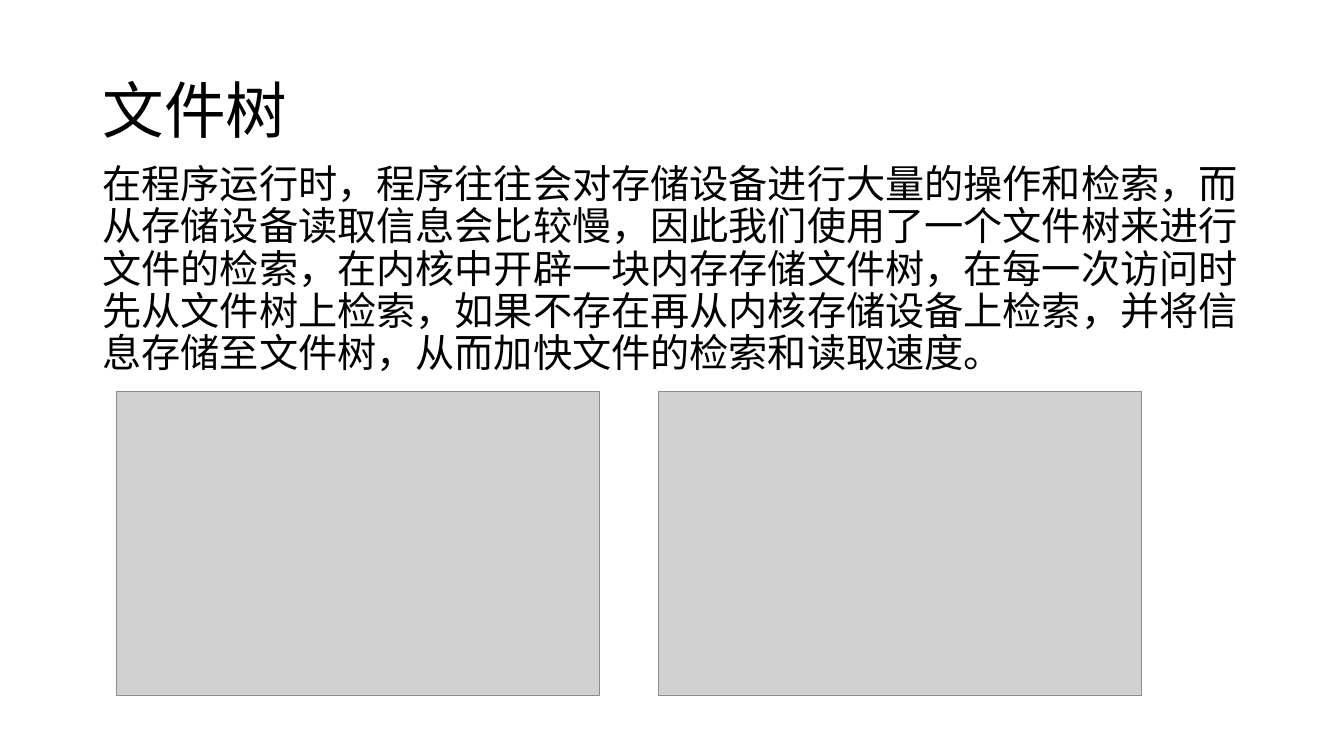
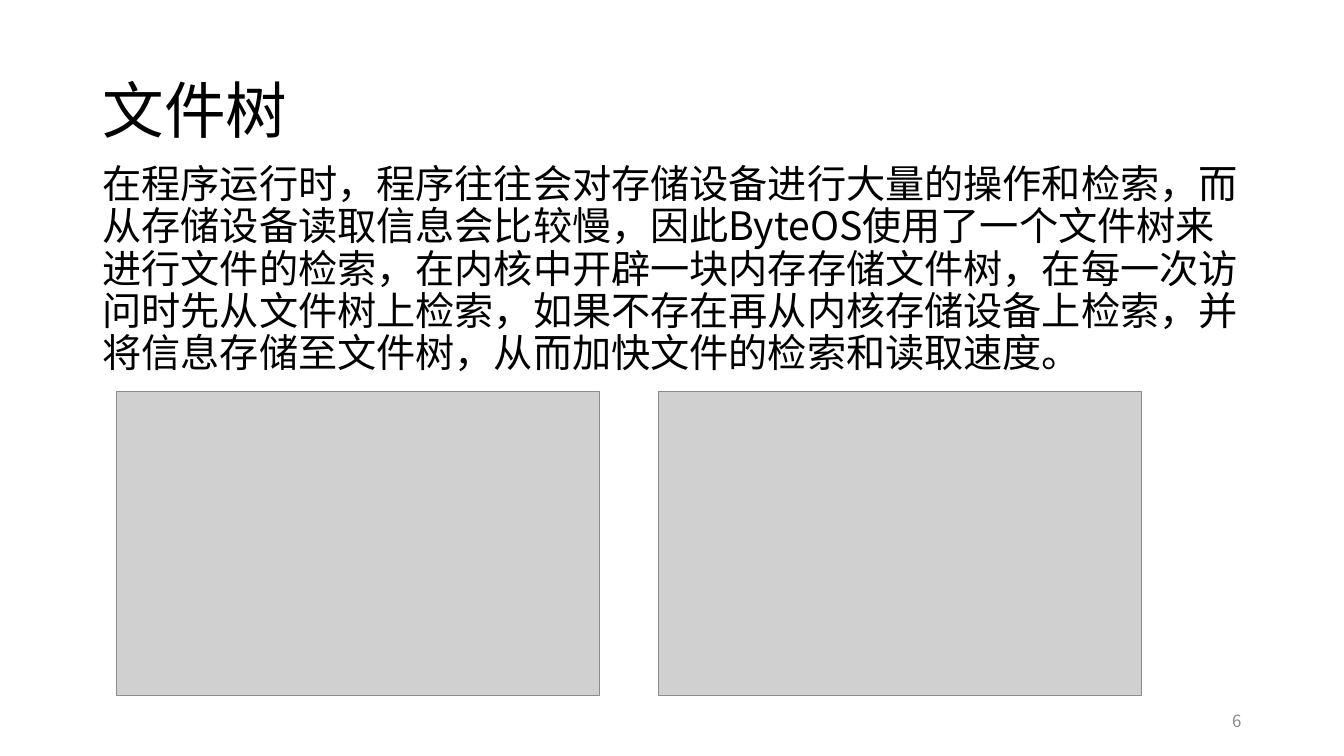
Before and after one commit to Byte-OS/ByteOS, a slide deck: slide 6 of docs/ByteOS设计分享.pptx. Drawn at 1344x756 pixels with LibreOffice and Linux fonts; fonts in the diff are those of the drawing; grey boxes stand for pictures. Boxes give left, top, right and bottom in pixels: in the first picture for what was removed or moved away, otherwise in the second. Text is boxed around its words. In the diff, an @@ line names an element or a change of style, - is before the commit and + after.

```diff
--- a/docs/ByteOS设计分享.pptx
+++ b/docs/ByteOS设计分享.pptx
@@ text at (102,165,1237,371): text changed @@
-在程序运行时，程序往往会对存储设备进行大量的操作和检索，而从存储设备读取信息会比较慢，因此我们使用了一个文件树来进行文件的检索，在内核中开辟一块内存存储文件树，在每一次访问时先从文件树上检索，如果不存在再从内核存储设备上检索，并将信息存储至文件树，从而加快文件的检索和读取速度。
+在程序运行时，程序往往会对存储设备进行大量的操作和检索，而从存储设备读取信息会比较慢，因此ByteOS使用了一个文件树来进行文件的检索，在内核中开辟一块内存存储文件树，在每一次访问时先从文件树上检索，如果不存在再从内核存储设备上检索，并将信息存储至文件树，从而加快文件的检索和读取速度。
@@ page number added at (1232,714,1241,727), 12 pt, text #8C8C8C @@
+6
```
Also in this commit, not shown: 15 other slides changed, 1 slide added, 1 slide removed.
